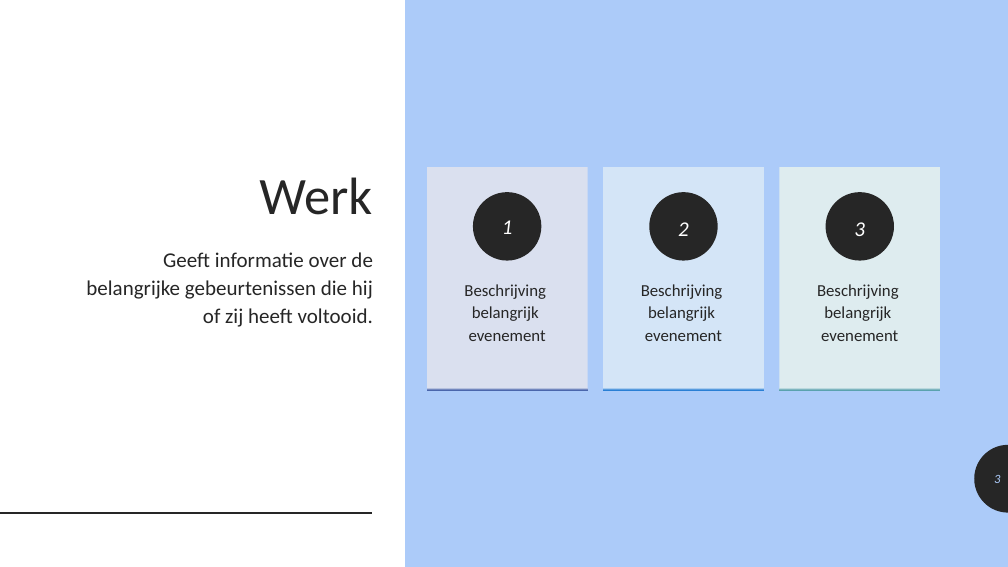
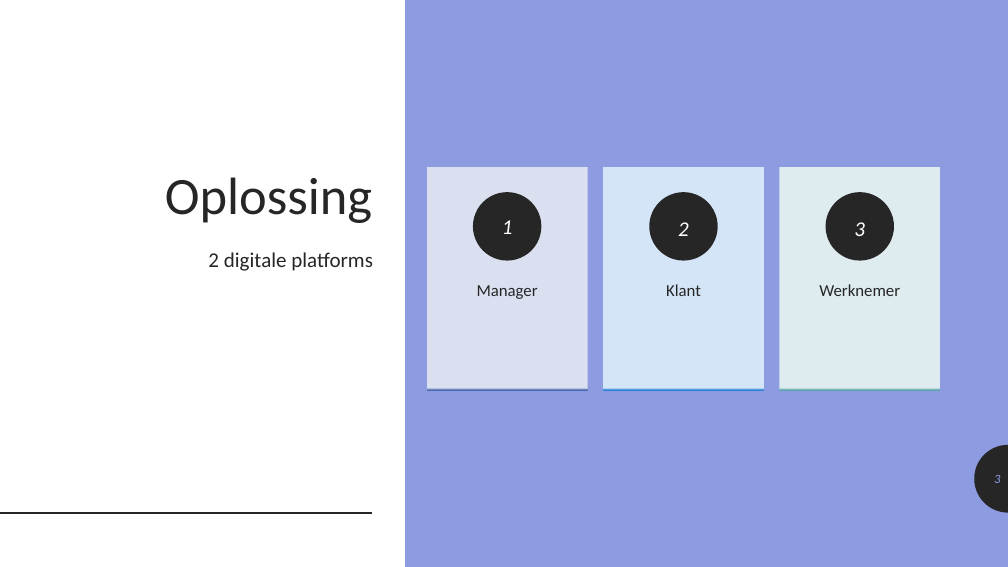
Before and after one commit to nawatend/arte_tech_pro, a slide deck: slide 3 of docs/presentatie.pptx. Drawn at 1008x567 pixels with LibreOffice and Linux fonts; fonts in the diff are those of the drawing. Boxes give left, top, right and bottom in pixels: in the first picture for what was removed or moved away, otherwise in the second. Text is boxed around its words. In the diff, an @@ line names an element or a change of style, - is before the commit and + after.

```diff
--- a/docs/presentatie.pptx
+++ b/docs/presentatie.pptx
@@ background #ACCBF9 to #8D9BE1 @@
@@ title at (x1=165, y1=177, x2=372, y2=223): text changed @@
-Werk
+Oplossing
@@ text at (x1=208, y1=252, x2=373, y2=271): text changed @@
-Geeft informatie over de belangrijke gebeurtenissen die hij of zij heeft voltooid.
+2 digitale platforms
@@ text at (x1=477, y1=285, x2=538, y2=299): text changed @@
-Beschrijving
-belangrijk
-evenement
+Manager
@@ text at (x1=666, y1=284, x2=701, y2=296): text changed @@
-Beschrijving
-belangrijk
-evenement
+Klant
@@ text at (x1=819, y1=284, x2=900, y2=296): text changed @@
-Beschrijving
-belangrijk
-evenement
+Werknemer
@@ page number at (x1=994, y1=475, x2=1000, y2=483): text colour #ACCBF9 to #8D9BE1 @@
```
Also in this commit, not shown: 1 other slide changed, 7 slides added, 6 slides removed, 3 other files.
